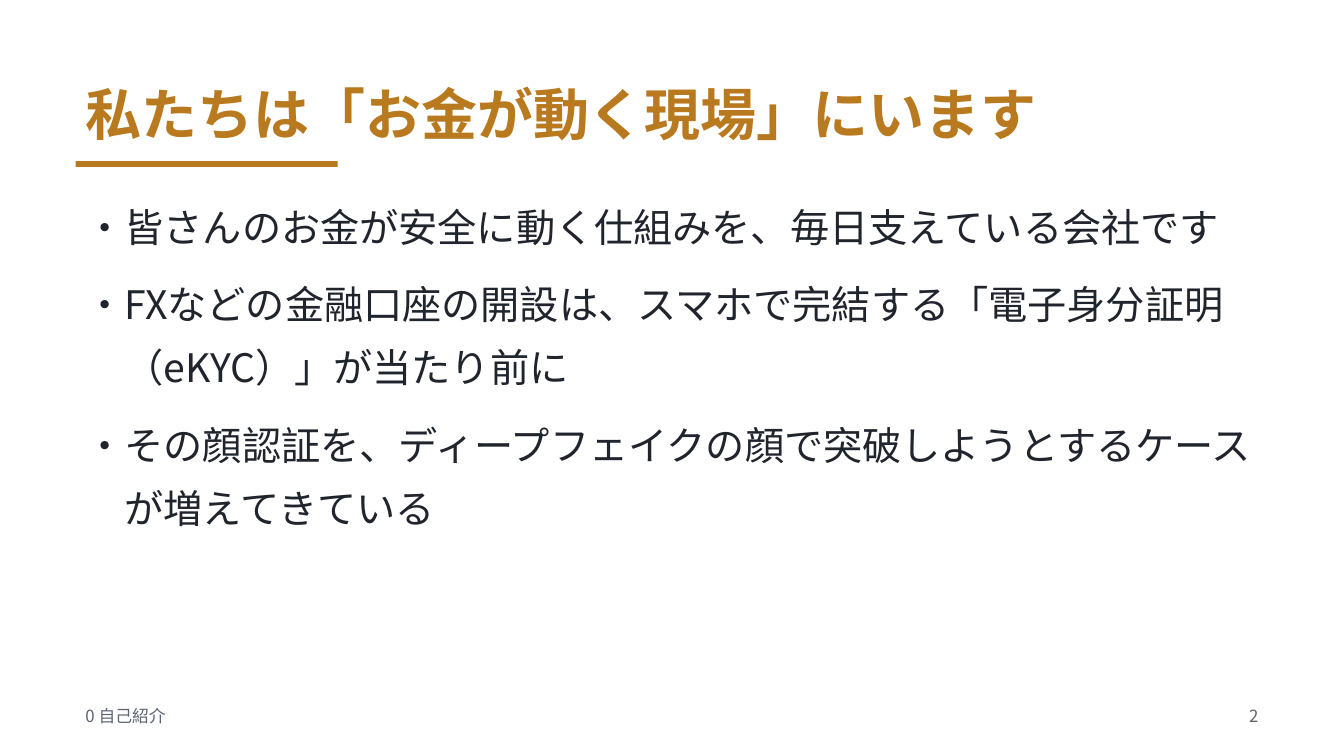
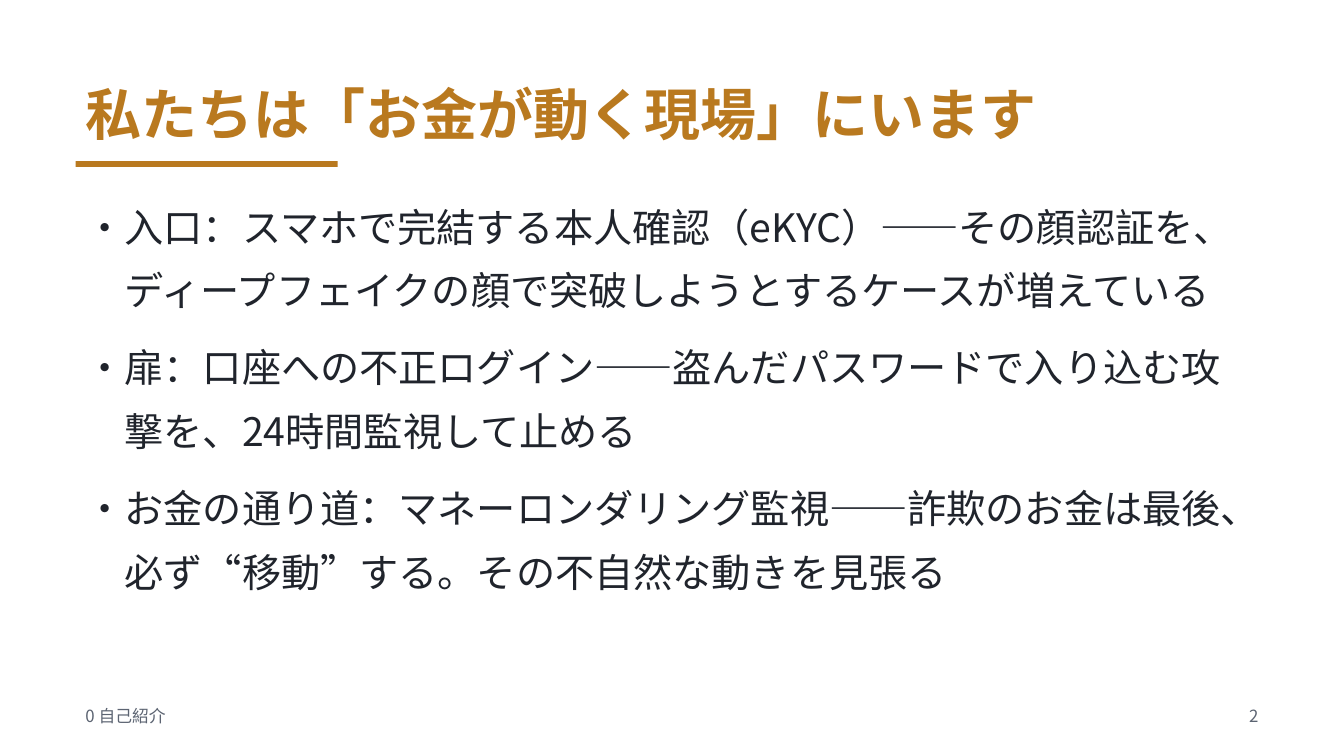
Before and after one commit to meitekku/deepfake-talk-v2, a slide deck: slide 2 of slides/deepfake-talk.pptx. Drawn at 1344x756 pixels with LibreOffice and Linux fonts; fonts in the diff are those of the drawing. Boxes give left, top, right and bottom in pixels: in the first picture for what was removed or moved away, otherwise in the second. Text is boxed around its words. In the diff, an @@ line names an element or a change of style, - is before the commit and + after.

Commit message:
自己紹介の現場話を3持ち場構成に: eKYC(入口)・不正ログイン監視(扉)・マネロン監視(通り道)

```diff
--- a/slides/deepfake-talk.pptx
+++ b/slides/deepfake-talk.pptx
@@ text at bbox=[85, 208, 1259, 590]: text changed @@
-・皆さんのお金が安全に動く仕組みを、毎日支えている会社です
-・FXなどの金融口座の開設は、スマホで完結する「電子身分証明（eKYC）」が当たり前に
-・その顔認証を、ディープフェイクの顔で突破しようとするケースが増えてきている
+・入口：スマホで完結する本人確認（eKYC）——その顔認証を、ディープフェイクの顔で突破しようとするケースが増えている
+・扉：口座への不正ログイン——盗んだパスワードで入り込む攻撃を、24時間監視して止める
+・お金の通り道：マネーロンダリング監視——詐欺のお金は最後、必ず“移動”する。その不自然な動きを見張る
```
Also in this commit, not shown: 4 other files.
